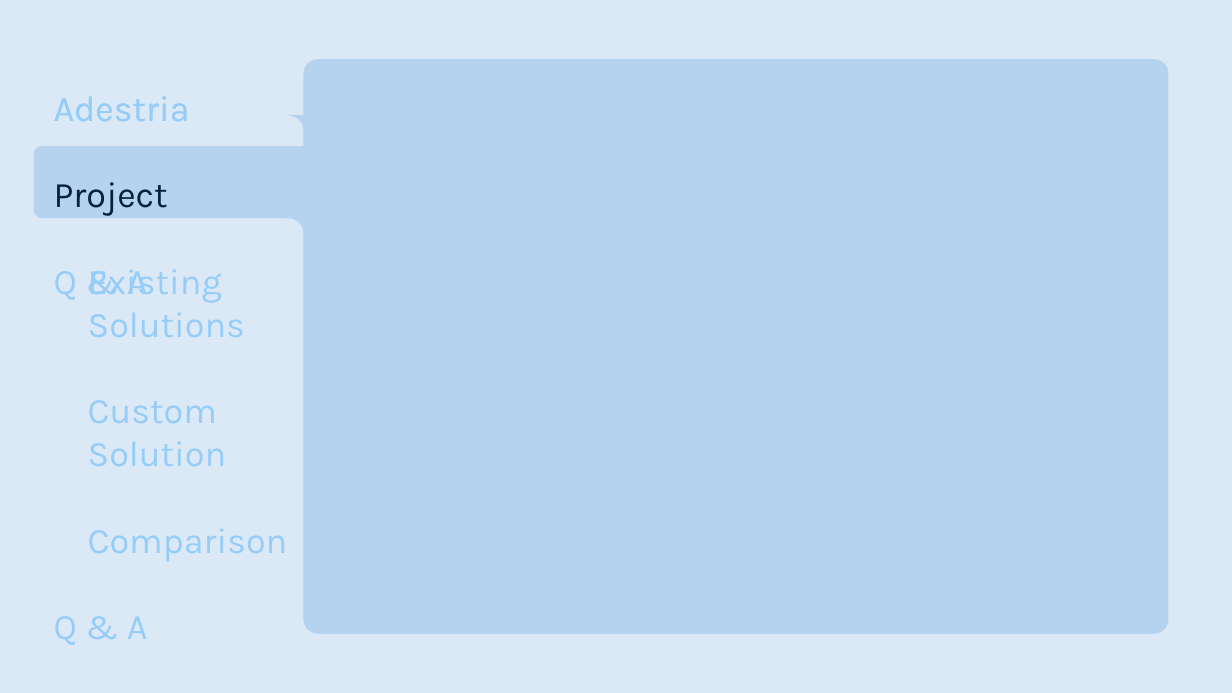
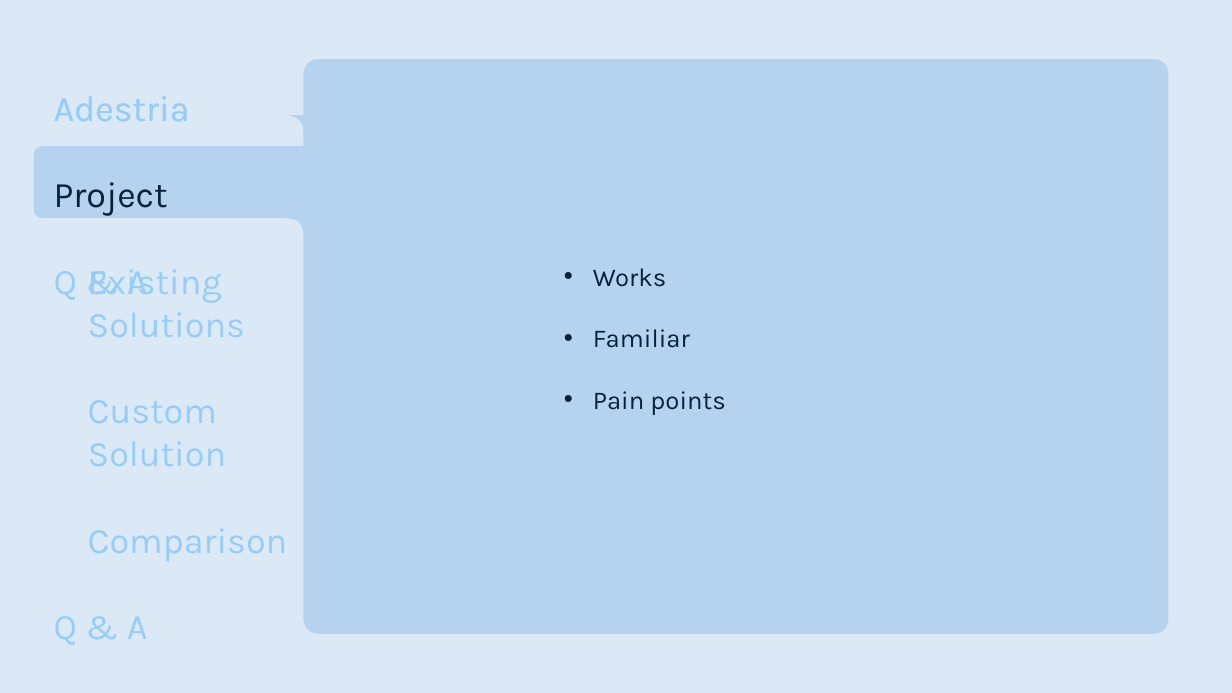
Before and after one commit to smutrux/prog1180, a slide deck: slide 9 of Deliverables/Presentation1.pptx. Drawn at 1232x693 pixels with LibreOffice and Linux fonts; fonts in the diff are those of the drawing. Boxes give left, top, right and bottom in pixels: in the first picture for what was removed or moved away, otherwise in the second. Text is boxed around its words. In the diff, an @@ line names an element or a change of style, - is before the commit and + after.

```diff
--- a/Deliverables/Presentation1.pptx
+++ b/Deliverables/Presentation1.pptx
@@ text added at [593, 268, 725, 415], 20 pt, text #042239 @@
+• Works
+• Familiar
+• Pain points
```
Also in this commit, not shown: 3 other slides changed.
